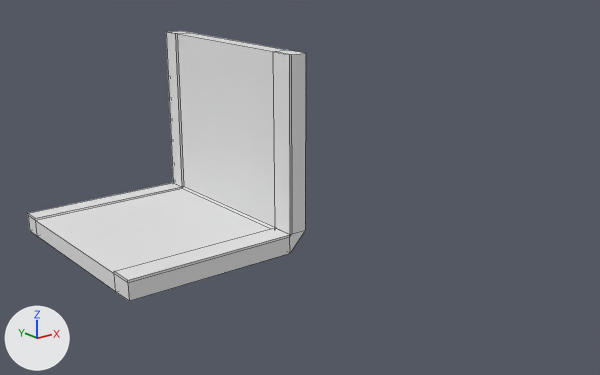
What one commit did to the FBX model Assets/Models/Wall_Corner_2m.fbx.
Rendered twice from a camera (50 mm lens) standing at (-4.92, -5.18, 3.05) and looking at (-0.53, 0.3, 0.85). Lighting does not change. The marker at lower left points along +X, +Y and +Z. Mesh edges are drawn as thin lines.

Names of what the first picture shows: 'Wall.Corner.2m'.
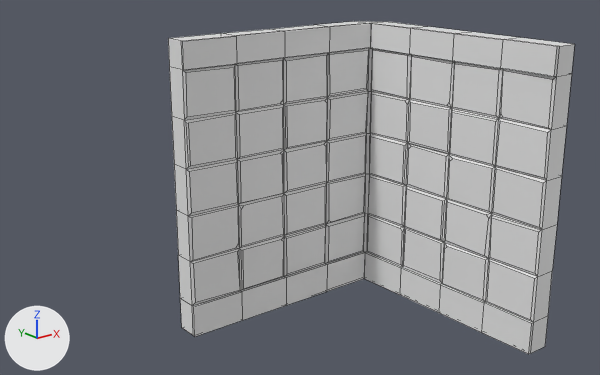
The change in detail:
me_cube_016 is used by ob_wall_corner_2m; location (0.0, 1.0, 0.0).
me_cube_016 had 48 vertices, 46 faces and spanned x -1.9..0.1, y 0.0..2.29, z -0.1..1.9.
me_cube_016 now has 416 vertices, 386 faces and spans x -1.9..0.1, y 0.0..2.29, z -0.1..1.9.
me_cube_016 part 1: 368 vertices added at x -1.9..0.1, y 0.0..2.29, z -0.1..1.9.
Object 'Wall.Corner.2m' (ob_wall_corner_2m) moves from (0.0, 1.0, 0.0) to (0.0, 0.0, 0.0).
Object 'Wall.Corner.2m' (ob_wall_corner_2m) turns from (0, 0, 0) to (90, 0, 0) degrees about x, y and z.

Pixel boxes (x1, y1, x2, y2) of what changed, in the pictures (600 x 375 px):
'Wall.Corner.2m', reshaped, moved, turned: before (28, 31, 306, 301); after (168, 21, 575, 354)
part 1 of me_cube_016, added: after (169, 21, 572, 354)
